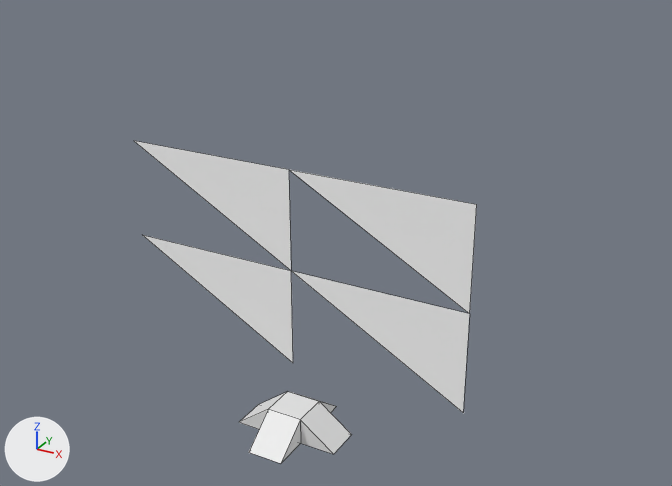
Two versions of the Blender file FBX/TVHolder.blend, one commit apart.
Camera for both pictures: a 50 mm camera at (1.127, -1.813, 1.491) aimed at (0.092, 0.067, 0.55). Arrows for +X, +Y and +Z are at lower left; the lights stay in place. Mesh edges are drawn as thin lines.

Names of what the first picture shows: 'DroppableTVBase', 'DroppableTVScreen'.
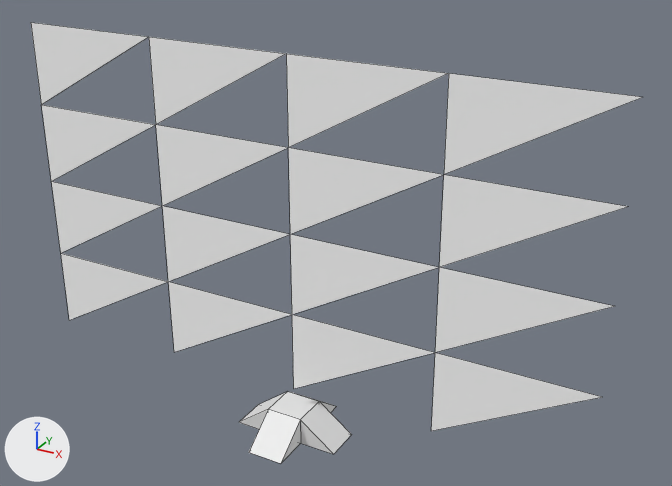
What differs and where, as boxes [x1, y1, x2, y2] in the pictures (672 x 486 px):
'DroppableTVScreenTri16', added
    after: [31, 23, 642, 431]
'DroppableTVScreen', deleted
    before: [135, 141, 477, 412]

Diff of the bpy script that builds the scene:
```diff
--- a/FBX/TVHolder.blend.py
+++ b/FBX/TVHolder.blend.py
@@ me_tvscreentri16 @@
+me_tvscreentri16.from_pydata([(1.0, -1.0, 0.0), (-1.0, 1.0, 0.0), (1.0, 1.0, 0.0), (-1.0, 0.5, 0.0), (-1.0, 0.0, 0.0), (-1.0, -0.5, 0.0), (-0.5, -1.0, 0.0), (0.0, -1.0, 0.0), (0.5, -1.0, 0.0), (1.0, -0.5, 0.0), (1.0, 0.0, 0.0), (1.0, 0.5, 0.0), (0.5, 1.0, 0.0), (0.0, 1.0, 0.0), (-0.5, 1.0, 0.0), (-0.5, -0.5, 0.0), (0.0, -0.5, 0.0), (0.5, -0.5, 0.0), (-0.5, 0.0, 0.0), (0.0, 0.0, 0.0), (0.5, 0.0, 0.0), (-0.5, 0.5, 0.0), (0.0, 0.5, 0.0), (0.5, 0.5, 0.0)], [], [(16, 19, 18), (17, 20, 19), (19, 22, 21), (20, 23, 22), (6, 15, 5), (7, 16, 15), (8, 17, 16), (0, 9, 17), (9, 10, 20), (10, 11, 23), (11, 2, 12), (23, 12, 13), (22, 13, 14), (21, 14, 1), (18, 21, 3), (15, 18, 4)])
+me_tvscreentri16.materials.append(mat_planematerial)  # its picture is missing
@@ ob_droppabletvscreen @@
-ob_droppabletvscreen = bpy.data.objects.new('DroppableTVScreen', me_plane_001)
-ob_droppabletvscreen.location = (0.0, 0.0, 0.0)
-ob_droppabletvscreen.rotation_euler = (1.571, 0.0, 0.0)  # degrees (90, 0, 0)
-ob_droppabletvscreen.scale = (0.2, 0.2, 0.2)
@@ ob_droppabletvscreentri16 @@
+ob_droppabletvscreentri16 = bpy.data.objects.new('DroppableTVScreenTri16', me_tvscreentri16)
+ob_droppabletvscreentri16.location = (0.0, 0.0, 0.58)
+ob_droppabletvscreentri16.rotation_euler = (1.571, 0.0, 3.142)  # degrees (90, 0, 180)
+ob_droppabletvscreentri16.scale = (0.8, 0.45, 1.0)
```
